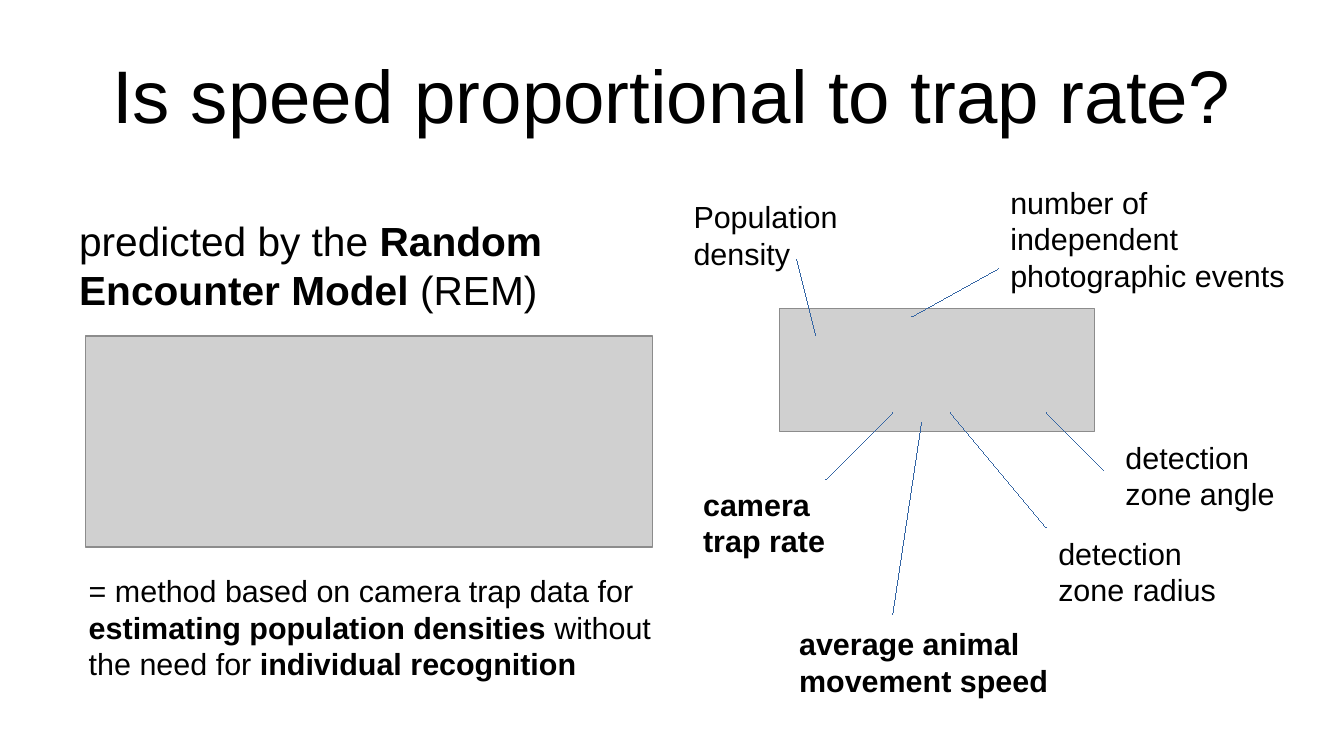
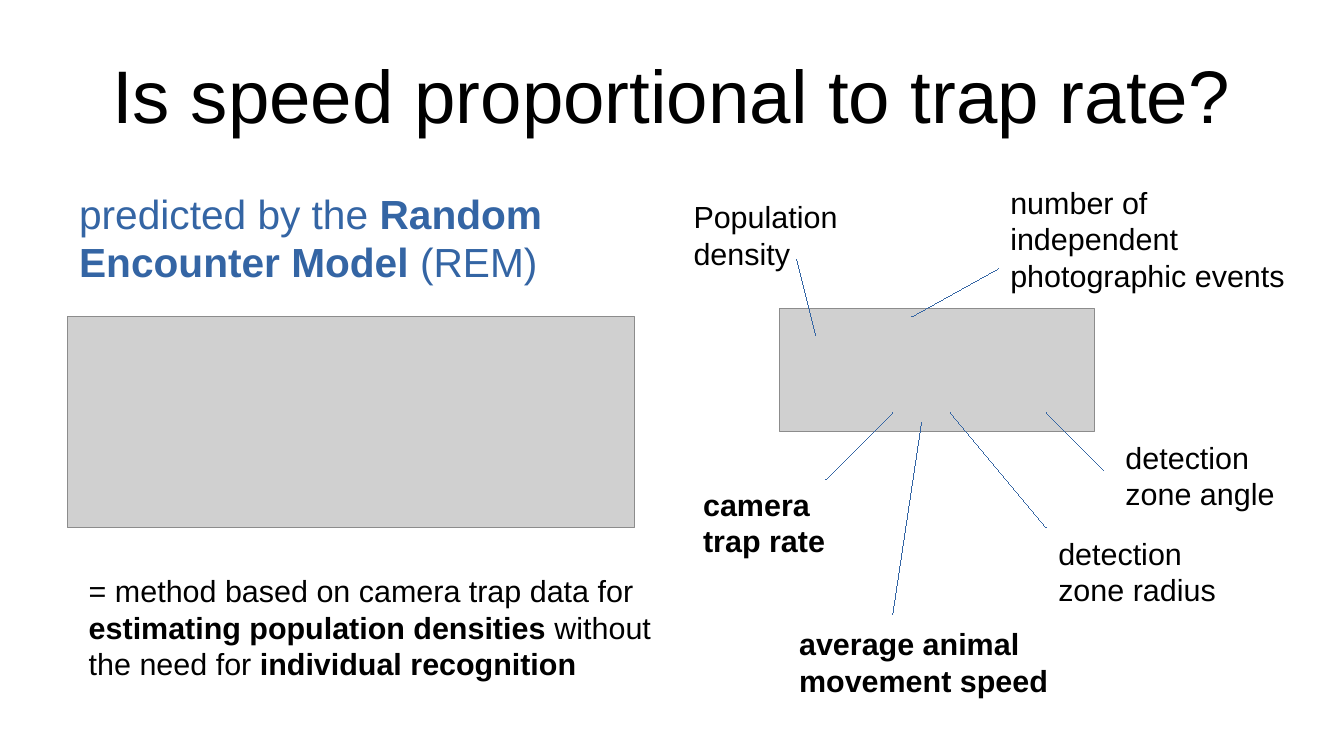
Before and after one commit to lizziebru/CamtrapSimulation, a slide deck: slide 8 of writeup/Camtrapsim_pres.odp. Drawn at 1344x756 pixels with LibreOffice and Linux fonts; fonts in the diff are those of the drawing; grey boxes stand for pictures. Boxes give left, top, right and bottom in pixels: in the first picture for what was removed or moved away, otherwise in the second. Text is boxed around its words. In the diff, an @@ line names an element or a change of style, - is before the commit and + after.

```diff
--- a/writeup/Camtrapsim_pres.odp
+++ b/writeup/Camtrapsim_pres.odp
@@ text "predicted by the Random Encounter ...": place and size @@
-text "predicted by the Random Encounter ..." at (79,226,542,313)
+text "predicted by the Random Encounter ..." at (79,199,542,285)
@@ text "predicted by the Random Encounter ..." at (79,199,542,285): text colour #000000 to #3465A4 @@
@@ picture: place and size @@
-picture at (85,337,654,548)
+picture at (67,317,635,528)
```
Also in this commit, not shown: 10 slides added, 3 slides removed, 3 other files.
